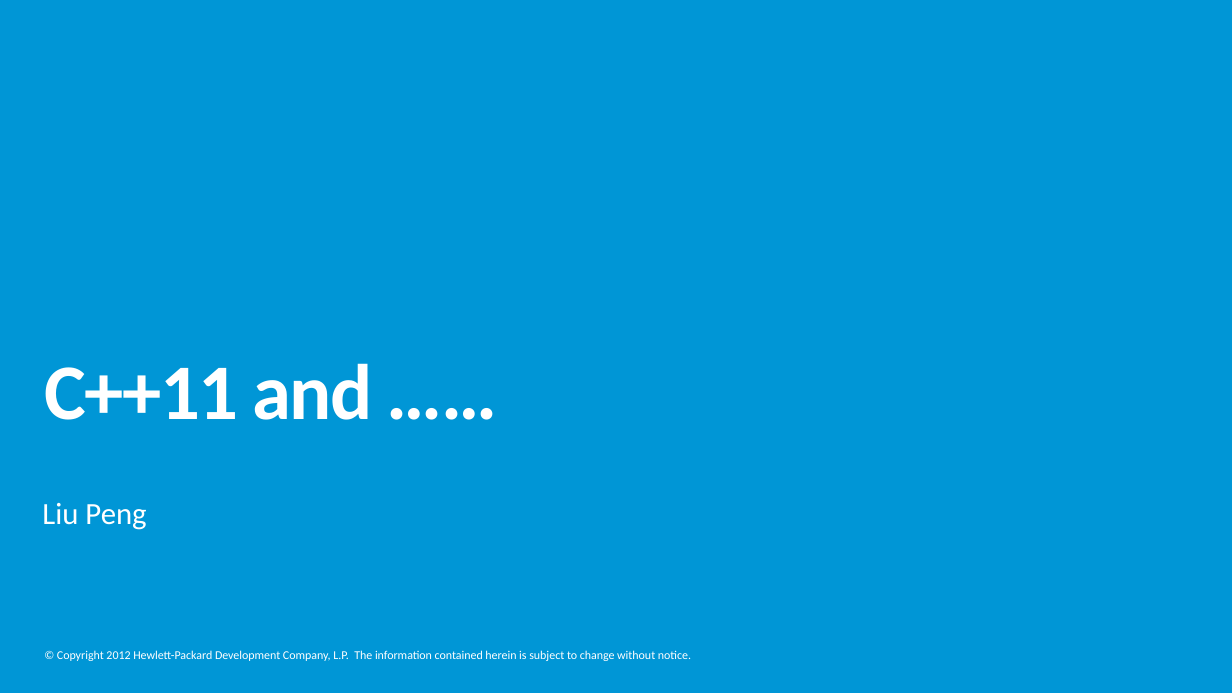
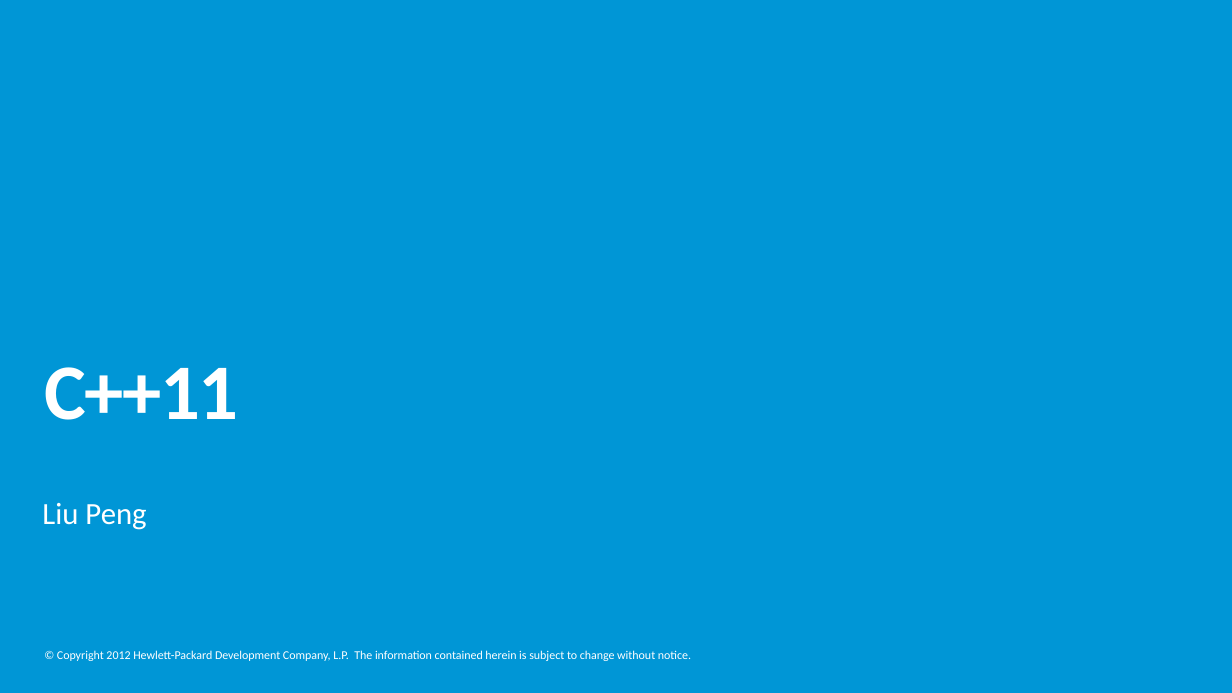
Before and after one commit to tjliupeng/CPP11, a slide deck: slide 1 of C++11.pptx. Drawn at 1232x693 pixels with LibreOffice and Linux fonts; fonts in the diff are those of the drawing; background and template pictures are left out. Boxes give left, top, right and bottom in pixels: in the first picture for what was removed or moved away, otherwise in the second. Text is boxed around its words. In the diff, an @@ line names an element or a change of style, - is before the commit and + after.

```diff
--- a/C++11.pptx
+++ b/C++11.pptx
@@ title at box(44, 367, 238, 420): text changed @@
-C++11 and ……
+C++11
```
Also in this commit, not shown: 6 other slides changed, 46 slides added, 15 slides removed, 1 other file.
